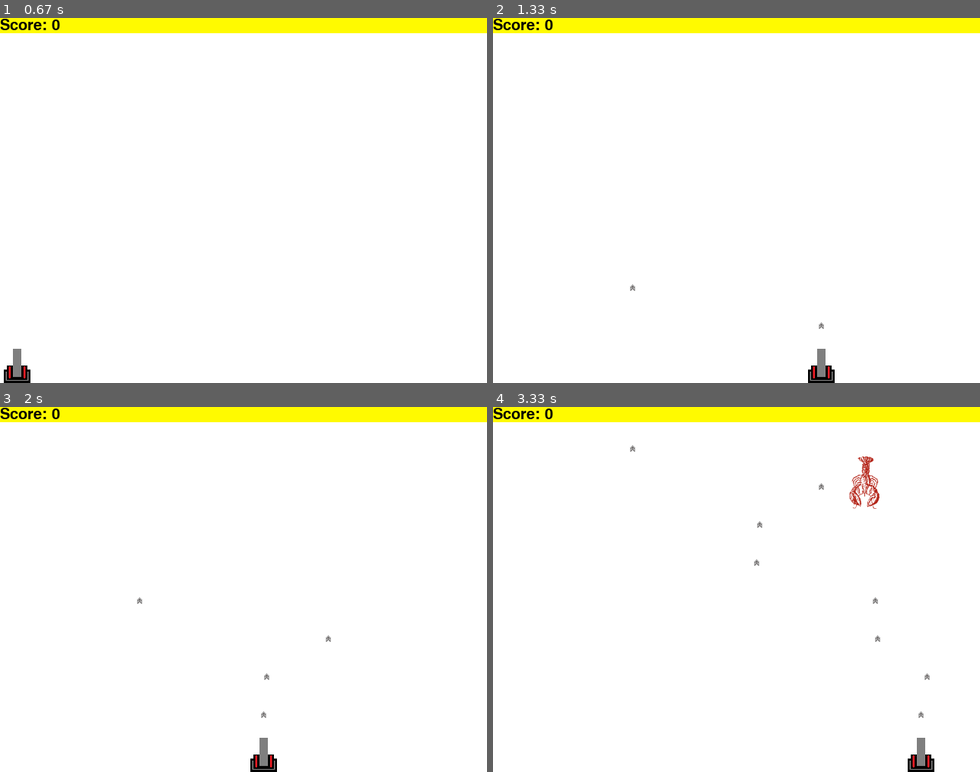
Above: before the commit, frames 1-4 (two rows, left to right).
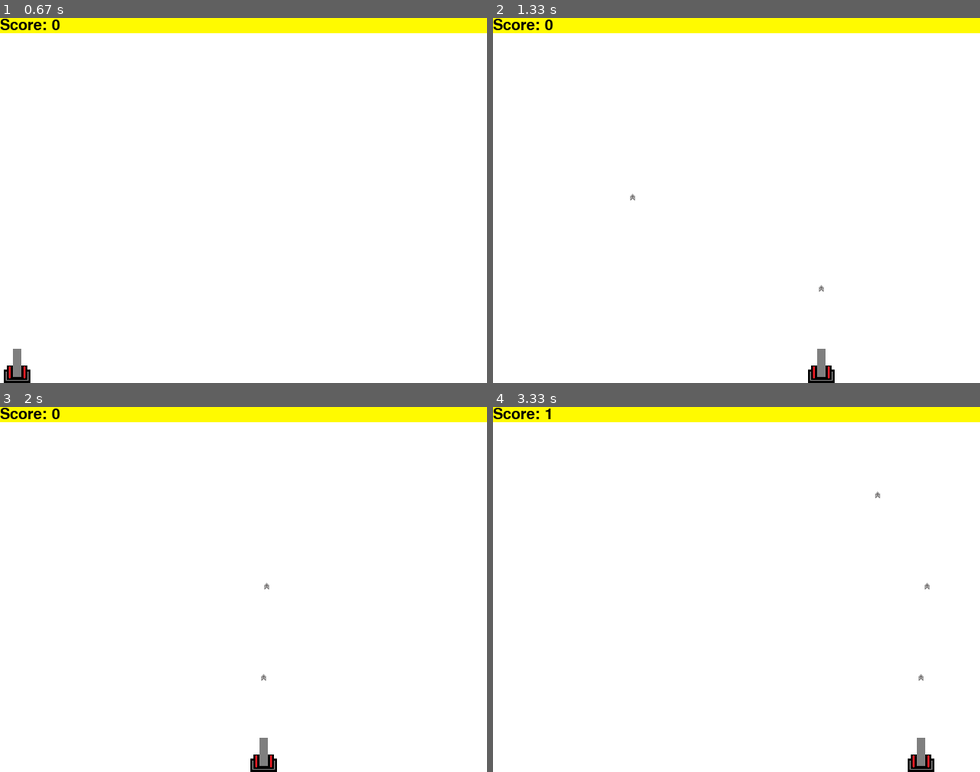
Above: after the commit, the same moments.

Repository: Zyndro/Pygame_OOP_test
Game: pygame game, started from run.py
Same seed, same stepped clock (60 frames per second), same inputs: the game is played once before the commit and once after it.
Inputs (mouse positions are in pixels of both pictures, inside the frame that each line leads up to):
- Up to frame 1 (0.67 s): tap Space at 0.33 s
- Up to frame 2 (1.33 s): click (619, 204) at 0.72 s; click (809, 72) at 1.05 s
- Up to frame 3 (2 s): click (253, 465) at 1.38 s; click (248, 629) at 1.72 s
- Up to frame 4 (3.33 s): click (863, 647) at 2.05 s; click (863, 556) at 2.38 s; click (911, 560) at 2.72 s; click (906, 662) at 3.05 s

Frame 1 is identical in both runs. In frame 2, less than 0.1% of the frame differs, in the area x 28-68%, y 48-86%; in frame 3, less than 0.1%; in frame 4, 0.6%, in the area x 10-90%, y 0-86%.

Commit message:
faster bullet

Diff:
--- a/entities/bullet.py
+++ b/entities/bullet.py
@@ -5,7 +5,7 @@
     def __init__(self,x):
         self.x = x
         self.y = (480 - 45)
-        self.vel=5
+        self.vel=12
         self.pocisk = pygame.image.load('assets/bullet.png')
 
 
